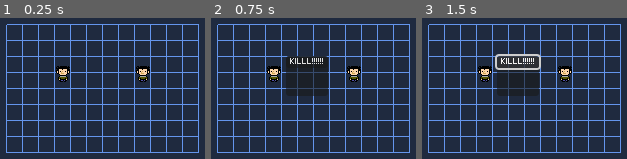
Above: before the commit, frames 1-3 (left to right).
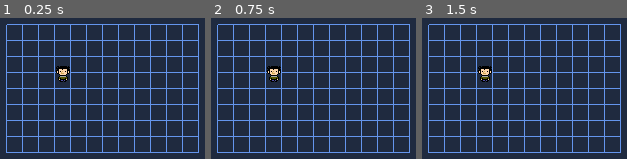
Above: after the commit, the same moments.

Repository: murumart/pubtest
Game: Godot game, scene res://scenes/rpg_battle/gregmovie/greg_movie_battle.tscn
Same seed, same stepped clock (60 frames per second), same inputs: the game is played once before the commit and once after it.
Inputs (mouse positions are in pixels of both pictures, inside the frame that each line leads up to):
- Up to frame 1 (0.25 s): no input
- Up to frame 2 (0.75 s): click (274, 74) at 0.52 s
- Up to frame 3 (1.5 s): click (518, 61) at 1.25 s, where only the run before the commit has a clickable "KILLL!!!!!!"

The runs differ from the first frame. In frame 1, 0.6% of the frame differs, in the area x 66-74%, y 34-46%; in frame 2, 2.8%, in the area x 36-74%, y 26-56%; in frame 3, 2.3%.

Commit message:
resert.

Diff:
--- a/scenes/rpg_battle/gregmovie/actions/act.tres
+++ /dev/null
@@ -1,15 +0,0 @@
-[gd_resource type="Resource" script_class="MGAction" load_steps=3 format=3 uid="uid://ypflcc7p085a"]
-
-[ext_resource type="Script" path="res://scenes/rpg_battle/gregmovie/comps/actions/action.gd" id="1_ncebv"]
-
-[sub_resource type="BitMap" id="BitMap_ry0ch"]
-data = {
-"data": PackedByteArray(122, 139, 175, 0),
-"size": Vector2i(5, 5)
-}
-
-[resource]
-script = ExtResource("1_ncebv")
-_time_cost = 10
-shape = SubResource("BitMap_ry0ch")
-shape_offset = Vector2i(0, 0)
--- a/scenes/rpg_battle/gregmovie/actor_grid.gd
+++ b/scenes/rpg_battle/gregmovie/actor_grid.gd
@@ -9,9 +9,7 @@
 
 
 func _ready() -> void:
-	for mgc in get_characters():
-		mgc.move_requested.connect(_move_requested)
-		_spots[get_grid_position(mgc)] = mgc
+	pass
 
 
 func _draw() -> void:
@@ -25,52 +23,3 @@
 					Color.CORNFLOWER_BLUE,
 					false
 			)
-
-
-func _move_requested(action: MGMoveAction) -> void:
-	move_in_dir(action.get_character(), action.direction)
-
-
-func move_in_dir(who: MGCharacter, dir: Vector2i) -> void:
-	var curr_pos: Vector2i = _spots.find_key(who)
-	if not can_move_to(who, dir, curr_pos):
-		return
-	var moveto := dir + curr_pos
-	_spots.erase(curr_pos)
-	_spots[moveto] = who
-	who.position = (Vector2(moveto) * GRID_SIZE_PX
-			+ Vector2.ONE * GRID_SIZE_PX * 0.5)
-
-
-func can_move_to(who: MGCharacter, dir: Vector2i, curr_pos: Vector2i) -> bool:
-	if not who in get_children():
-		return false
-	var test_pos := dir + curr_pos
-	if (test_pos.x >= grid_size.x or test_pos.x < 0
-			or test_pos.y >= grid_size.y or test_pos.y < 0
-			or test_pos in _spots
-	):
-		return false
-	return true
-
-
-func get_characters() -> Array[MGCharacter]:
-	var a: Array[MGCharacter] = []
-	a.assign(get_children())
-	return a
-
-
-func get_actionable_characters() -> Array[MGCharacter]:
-	var a: Array[MGCharacter] = []
-	a.assign(get_children().filter(func(a: Node) -> bool:
-		return not (a as MGCharacter).is_acting))
-	return a
-
-
-func get_grid_position(mgchar: MGCharacter) -> Vector2i:
-	return Vector2i((mgchar.position / GRID_SIZE_PX).floor())
-
-
-func move_actors() -> void:
-	for c in get_actionable_characters():
-		c.component_movement.do_move(self)
--- a/scenes/rpg_battle/gregmovie/battle_manager.gd
+++ /dev/null
@@ -1,79 +0,0 @@
-class_name MGBattleManager extends Node
-
-@export var actor_grid: MGActorGrid
-@export var selected_actor: MGCharacter
-
-var _action_queue := {}
-var _time := 0
-
-@onready var char_selection: MGCharSelection = $CharSelection
-
-
-func _ready() -> void:
-	_signal_setup()
-	_loop()
-
-
-func _signal_setup() -> void:
-	for c in actor_grid.get_characters():
-		c.selection_requested.connect(_on_char_selection_requested)
-		c.action_requested.connect(_on_char_action_requested)
-
-
-func _loop() -> void:
-	await MGSignalBus.instance.player_input_received
-	while true:
-		print("proceeding")
-		await _proceed()
-
-
-func _proceed() -> void:
-	var actions_this_turn := []
-	var _l := 0
-	while true:
-		_time += 1
-
-		actor_grid.move_actors()
-
-		actions_this_turn = _action_queue.get(_time, [])
-		_action_queue.erase(_time)
-		if not actions_this_turn.is_empty():
-			break
-
-		assert(_l < 100, "Infinite loop!!!!!")
-		_l += 1
-
-	for action: MGAction in actions_this_turn:
-		print(action)
-		action.apply()
-		if action.get_character().is_player_controlled():
-			print("waiting for him................................................")
-			await MGSignalBus.instance.player_input_received
-
-
-func _on_char_action_requested(mgchar: MGCharacter, action: MGAction) -> void:
-	if action is MGMoveAction:
-		if not actor_grid.can_move_to(mgchar, action.direction,
-				actor_grid.get_grid_position(mgchar)
-		):
-			mgchar.is_acting = true
-			prepare_action(MGSkipAction.new().bind_character(mgchar).set_time_cost(1))
-			return
-	mgchar.is_acting = true
-	prepare_action(action.bind_character(mgchar))
-
-
-func prepare_action(action: MGAction) -> void:
-	var end_time := _time + action.get_time_cost()
-	if not end_time in _action_queue:
-		_action_queue[end_time] = []
-	_action_queue[end_time].append(action)
-
-
-func _on_char_selection_requested(mgchar: MGCharacter) -> void:
-	select(mgchar)
-
-
-func select(mgchar: MGCharacter) -> void:
-	selected_actor = mgchar
-	char_selection.open(mgchar)
--- a/scenes/rpg_battle/gregmovie/char_selection.gd
+++ /dev/null
@@ -1,26 +0,0 @@
-class_name MGCharSelection extends Control
-
-
-var character: MGCharacter
-
-
-func open(character: MGCharacter) -> void:
-	self.character = character
-	position = character.position + Vector2(36, -8)
-	show()
-	character.component_movement.set_process_unhandled_input(false)
-
-
-func close() -> void:
-	hide()
-	character.component_movement.set_process_unhandled_input(true)
-
-
-
-func _gui_input(event: InputEvent) -> void:
-	if event is InputEventMouseButton and event.button_index == MOUSE_BUTTON_RIGHT:
-		if $Tabs.current_tab == 0:
-			close()
-		else:
-			$Tabs.current_tab = 0
-		accept_event()
--- a/scenes/rpg_battle/gregmovie/comps/actions/action.gd
+++ /dev/null
@@ -1,41 +0,0 @@
-class_name MGAction extends Resource
-
-signal finished
-
-@export_storage var _bound_character: MGCharacter
-@export var _time_cost: int = 10
-
-
-@export var shape: BitMap
-@export var shape_offset: Vector2i
-
-
-func set_time_cost(to: int) -> MGAction:
-	_time_cost = to
-	return self
-
-
-func get_time_cost() -> int:
-	return _time_cost
-
-
-func bind_character(mgchar: MGCharacter) -> MGAction:
-	_bound_character = mgchar
-	return self
-
-
-func get_character() -> MGCharacter:
-	return _bound_character
-
-
-func finish_acting() -> void:
-	_bound_character.is_acting = false
-	finished.emit()
-
-
-func apply() -> void:
-	assert(false, "Empty action")
-
-
-func _to_string() -> String:
-	return "Action(charac: " + str(_bound_character) + ", cost: " + str(_time_cost) + ")"
--- a/scenes/rpg_battle/gregmovie/comps/actions/move_action.gd
+++ /dev/null
@@ -1,21 +0,0 @@
-class_name MGMoveAction extends MGAction
-
-@export var direction: Vector2i
-
-
-func get_time_cost() -> int:
-	var cost := super()
-	if direction.x != 0 and direction.y != 0:
-		cost = int(cost * 1.41421)
-	return cost
-
-
-func apply() -> void:
-	_bound_character.request_move(self)
-	finish_acting()
-
-
-static func construct(dir: Vector2i) -> MGMoveAction:
-	var a := MGMoveAction.new()
-	a.direction = dir
-	return a
--- a/scenes/rpg_battle/gregmovie/comps/actions/node.gd
+++ /dev/null
@@ -1,8 +0,0 @@
-extends Node2D
-
-
-func set_polygons(polygons: Array[PackedVector2Array]) -> void:
-	for i: int in polygons.size():
-		if i: get_child(0).duplicate()
-		get_child(i).get_child(0).polygon = polygons[i]
-		get_child(i).get_child(1).get_child(0).polygon = polygons[i]
--- a/scenes/rpg_battle/gregmovie/comps/actions/node.tscn
+++ /dev/null
@@ -1,14 +0,0 @@
-[gd_scene load_steps=2 format=3 uid="uid://cjvmtfxjfdw1u"]
-
-[ext_resource type="Script" path="res://scenes/rpg_battle/gregmovie/comps/actions/node.gd" id="1_m04en"]
-
-[node name="Action" type="Node2D"]
-script = ExtResource("1_m04en")
-
-[node name="Polygon" type="Node2D" parent="."]
-
-[node name="Polygon2D" type="Polygon2D" parent="Polygon"]
-
-[node name="Area2D" type="Area2D" parent="Polygon"]
-
-[node name="CollisionPolygon2D" type="CollisionPolygon2D" parent="Polygon/Area2D"]
--- a/scenes/rpg_battle/gregmovie/comps/actions/skip_action.gd
+++ /dev/null
@@ -1,5 +0,0 @@
-class_name MGSkipAction extends MGAction
-
-
-func apply() -> void:
-	finish_acting()
--- a/scenes/rpg_battle/gregmovie/comps/character.gd
+++ /dev/null
@@ -1,50 +0,0 @@
-class_name MGCharacter extends CharacterBody2D
-
-signal selection_requested(mgchar: MGCharacter)
-
-signal action_requested(who: MGCharacter, action: MGAction)
-signal move_requested(action: MGMoveAction)
-
-enum Flags {
-	NONE = 0,
-	PLAYER_CONTROLLED = 1,
-}
-
-var is_acting := false
-
-@export_group("Components", "component_")
-@export var component_mouse_select: MGCharacterMouseSelect
-@export var component_movement: MGMoveComponent
-@export_flags("Player Controlled") var _flags: int
-
-
-func _ready() -> void:
-	_signal_setup()
-
-
-func _signal_setup() -> void:
-	if is_instance_valid(component_mouse_select):
-		component_mouse_select.pressed.connect(request_select)
-
-
-func request_action(action: MGAction) -> void:
-	assert(not is_acting, "Can't act!!! Already acting!!")
-	action_requested.emit(self, action)
-
-
-func request_select() -> void:
-	selection_requested.emit(self)
-
-
-func request_move(action: MGMoveAction) -> void:
-	move_requested.emit(action)
-
-
-func is_player_controlled() -> bool:
-	if _flags & Flags.PLAYER_CONTROLLED:
-		return true
-	return false
-
-
-func _to_string() -> String:
-	return "Character(flags: " + str(_flags) + ")"
--- a/scenes/rpg_battle/gregmovie/comps/character_mouse_select.gd
+++ /dev/null
@@ -1 +0,0 @@
-class_name MGCharacterMouseSelect extends Button
--- a/scenes/rpg_battle/gregmovie/comps/character_mouse_select.tscn
+++ /dev/null
@@ -1,14 +0,0 @@
-[gd_scene load_steps=2 format=3 uid="uid://r7a1c2ukiiji"]
-
-[ext_resource type="Script" path="res://scenes/rpg_battle/gregmovie/comps/character_mouse_select.gd" id="1_1kfmq"]
-
-[node name="CharacterMouseSelect" type="Button"]
-offset_left = -8.0
-offset_top = -8.0
-offset_right = 8.0
-offset_bottom = 8.0
-pivot_offset = Vector2(8, 8)
-focus_mode = 0
-mouse_default_cursor_shape = 2
-flat = true
-script = ExtResource("1_1kfmq")
--- a/scenes/rpg_battle/gregmovie/comps/move_component.gd
+++ /dev/null
@@ -1,9 +0,0 @@
-class_name MGMoveComponent extends Node
-
-signal move_calculated
-
-@export var target: MGCharacter
-
-
-func do_move(_grid: MGActorGrid) -> void:
-	pass
--- a/scenes/rpg_battle/gregmovie/comps/player_move.gd
+++ /dev/null
@@ -1,41 +0,0 @@
-class_name MGPlayerMoveComponent extends MGMoveComponent
-
-const MOVE_LEFT := "move_left"
-const MOVE_RIGHT := "move_right"
-const MOVE_UP := "move_up"
-const MOVE_DOWN := "move_down"
-const SKIP_TURN := "skip_turn"
-
-
-## The player is moved manually
-func do_move(_grid: MGActorGrid) -> void:
-	return
-
-
-@warning_ignore("narrowing_conversion")
-func _unhandled_input(event: InputEvent) -> void:
-	assert(target.is_player_controlled(), "Target isn't player controlled")
-	if target.is_acting:
-		return
-	var direction := Vector2i.ZERO
-	if (event is InputEventKey and event.is_pressed()) or event is InputEventJoypadMotion:
-		if event.is_action(MOVE_LEFT):
-			direction.x -= 1
-		if event.is_action(MOVE_RIGHT):
-			direction.x += 1
-		if event.is_action(MOVE_UP):
-			direction.y -= 1
-		if event.is_action(MOVE_DOWN):
-			direction.y += 1
-		if event.is_action(SKIP_TURN):
-			print("skipping")
-			target.request_action(MGSkipAction.new().set_time_cost(10))
-			MGSignalBus.instance.player_input_received.emit()
-			return
-	if not direction:
-		return
-	print("creating action")
-	var action := MGMoveAction.construct(direction)
-	#if not target.is_acting:
-	target.request_action(action)
-	MGSignalBus.instance.player_input_received.emit()
--- a/scenes/rpg_battle/gregmovie/comps/random_movement_component.gd
+++ /dev/null
@@ -1,7 +0,0 @@
-extends MGMoveComponent
-
-
-func do_move(_grid: MGActorGrid) -> void:
-	var dir := Vector2i(randi_range(-1, 1), randi_range(-1, 1))
-	var action := MGMoveAction.construct(dir)
-	target.request_action(action)
--- a/scenes/rpg_battle/gregmovie/greg_movie_battle.tscn
+++ b/scenes/rpg_battle/gregmovie/greg_movie_battle.tscn
@@ -1,16 +1,10 @@
-[gd_scene load_steps=12 format=3 uid="uid://4w4qcrwlsqyk"]
+[gd_scene load_steps=6 format=3 uid="uid://4w4qcrwlsqyk"]
 
 [ext_resource type="Script" path="res://util/screen_settings.gd" id="1_oqh8x"]
 [ext_resource type="Script" path="res://scenes/rpg_battle/gregmovie/signal_bus.gd" id="2_mtn5t"]
-[ext_resource type="Script" path="res://scenes/rpg_battle/gregmovie/battle_manager.gd" id="3_f5w6v"]
 [ext_resource type="Script" path="res://scenes/rpg_battle/gregmovie/actor_grid.gd" id="3_hkssh"]
 [ext_resource type="Theme" uid="uid://bluqnktkqq206" path="res://scenes/rpg_battle/gregmovie/art/main_theme.tres" id="3_ukysc"]
-[ext_resource type="Script" path="res://scenes/rpg_battle/gregmovie/char_selection.gd" id="4_kuqm3"]
-[ext_resource type="Script" path="res://scenes/rpg_battle/gregmovie/comps/character.gd" id="4_r7a16"]
 [ext_resource type="SpriteFrames" uid="uid://cgg6yedlort55" path="res://scenes/rpg_battle/gregmovie/art/sfr_greg.tres" id="5_xdqs5"]
-[ext_resource type="PackedScene" uid="uid://r7a1c2ukiiji" path="res://scenes/rpg_battle/gregmovie/comps/character_mouse_select.tscn" id="6_f267l"]
-[ext_resource type="Script" path="res://scenes/rpg_battle/gregmovie/comps/player_move.gd" id="9_e8hr5"]
-[ext_resource type="Script" path="res://scenes/rpg_battle/gregmovie/comps/random_movement_component.gd" id="10_45r10"]
 
 [node name="GregMovieBattle" type="Node2D"]
 
@@ -23,9 +17,7 @@
 [node name="MGSignalBus" type="Node" parent="."]
 script = ExtResource("2_mtn5t")
 
-[node name="BattleManager" type="Node" parent="." node_paths=PackedStringArray("actor_grid")]
-script = ExtResource("3_f5w6v")
-actor_grid = NodePath("../ActorGrid")
+[node name="BattleManager" type="Node" parent="."]
 
 [node name="CharSelection" type="Control" parent="BattleManager"]
 layout_mode = 3
@@ -35,7 +27,6 @@
 offset_right = -77.0
 offset_bottom = 21.0
 theme = ExtResource("3_ukysc")
-script = ExtResource("4_kuqm3")
 
 [node name="Tabs" type="TabContainer" parent="BattleManager/CharSelection"]
 layout_mode = 0
@@ -103,45 +94,13 @@
 position = Vector2(24, 18)
 script = ExtResource("3_hkssh")
 
-[node name="MGCharacter" type="CharacterBody2D" parent="ActorGrid" node_paths=PackedStringArray("component_mouse_select", "component_movement")]
+[node name="MGCharacter" type="CharacterBody2D" parent="ActorGrid"]
 position = Vector2(56, 57)
-script = ExtResource("4_r7a16")
-component_mouse_select = NodePath("CharacterMouseSelect")
-component_movement = NodePath("MGPlayerMoveComponent")
-_flags = 1
 
 [node name="AnimatedSprite2D" type="AnimatedSprite2D" parent="ActorGrid/MGCharacter"]
 position = Vector2(0, -8)
 sprite_frames = ExtResource("5_xdqs5")
 animation = &"walk_down"
 
-[node name="CharacterMouseSelect" parent="ActorGrid/MGCharacter" instance=ExtResource("6_f267l")]
-offset_top = -16.0
-offset_bottom = 0.0
-
-[node name="MGPlayerMoveComponent" type="Node" parent="ActorGrid/MGCharacter" node_paths=PackedStringArray("target")]
-script = ExtResource("9_e8hr5")
-target = NodePath("..")
-
-[node name="MGCharacter2" type="CharacterBody2D" parent="ActorGrid" node_paths=PackedStringArray("component_mouse_select", "component_movement")]
-position = Vector2(136, 57)
-slide_on_ceiling = false
-script = ExtResource("4_r7a16")
-component_mouse_select = NodePath("CharacterMouseSelect")
-component_movement = NodePath("Node")
-
-[node name="AnimatedSprite2D" type="AnimatedSprite2D" parent="ActorGrid/MGCharacter2"]
-position = Vector2(0, -8)
-sprite_frames = ExtResource("5_xdqs5")
-animation = &"walk_down"
-
-[node name="CharacterMouseSelect" parent="ActorGrid/MGCharacter2" instance=ExtResource("6_f267l")]
-offset_top = -16.0
-offset_bottom = 0.0
-
-[node name="Node" type="Node" parent="ActorGrid/MGCharacter2" node_paths=PackedStringArray("target")]
-script = ExtResource("10_45r10")
-target = NodePath("..")
-
 [connection signal="pressed" from="BattleManager/CharSelection/Tabs/Main/MainMenu/Button" to="BattleManager/CharSelection/Tabs" method="set_current_tab" binds= [1]]
 [connection signal="pressed" from="BattleManager/CharSelection/Tabs/Main/MainMenu/Button3" to="BattleManager/CharSelection/Tabs" method="set_current_tab" binds= [2]]
